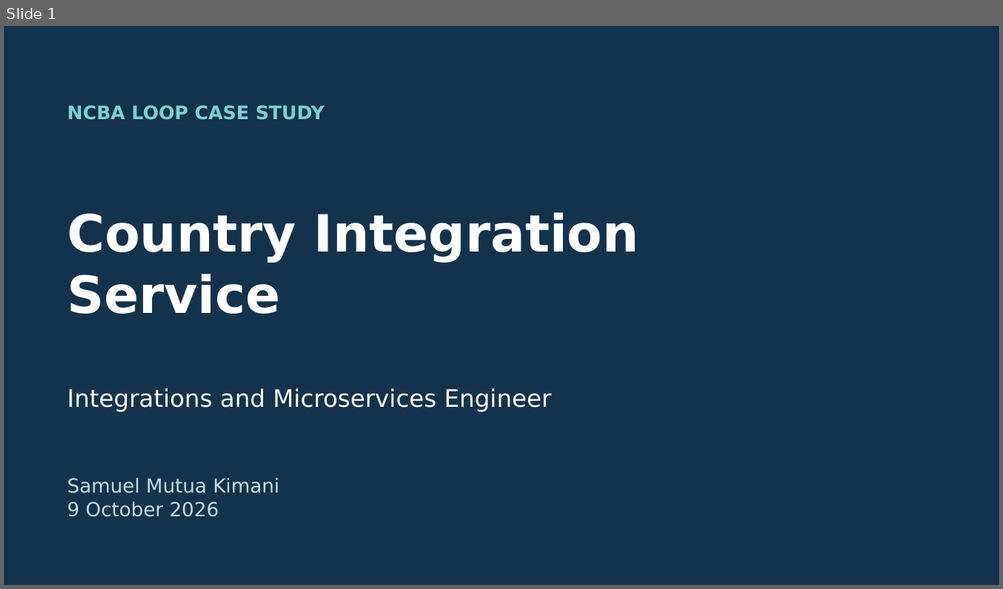
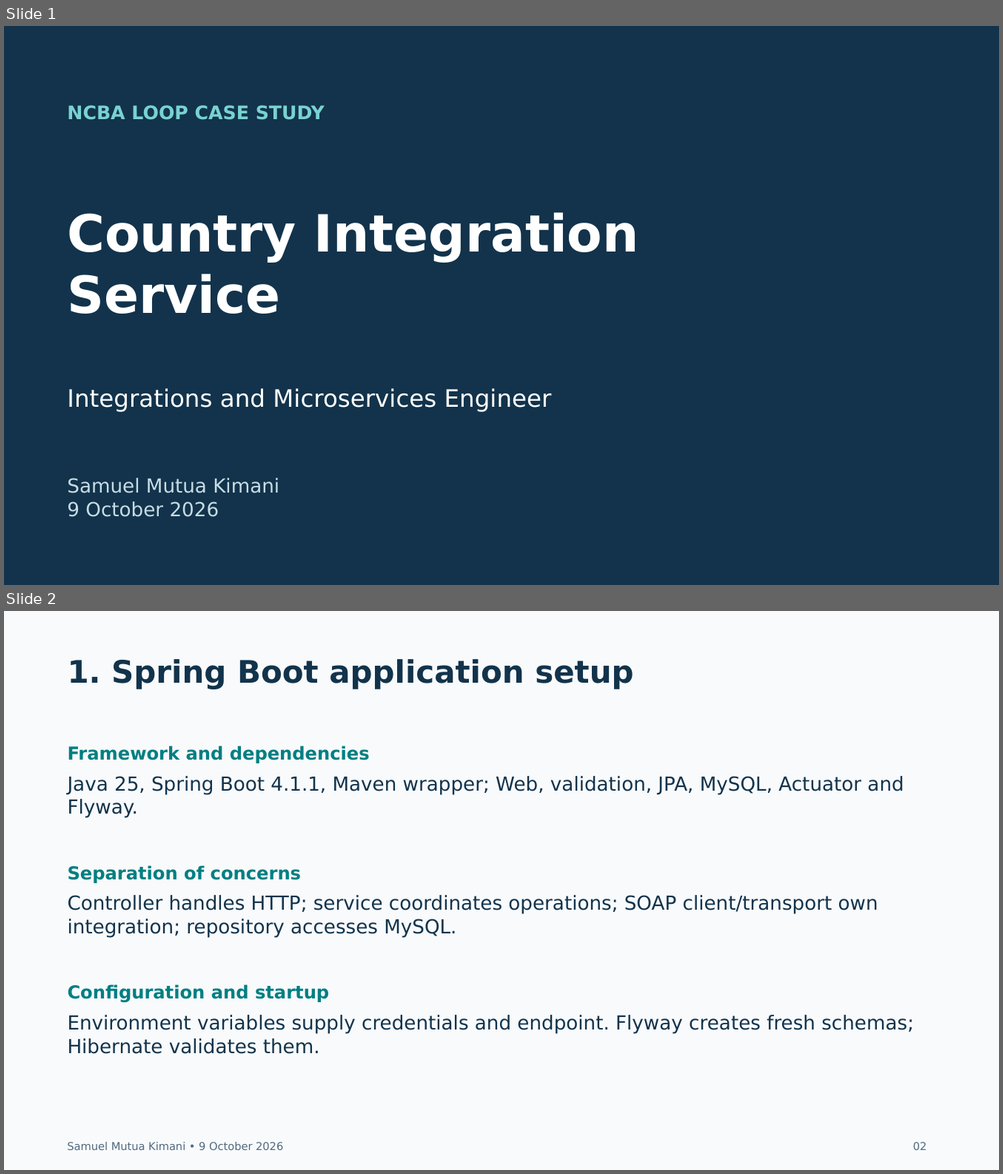
Before and after one commit to kimtour/country-integration-service, a slide deck: docs/submission/Case Study Submission – Integrations and Microservices Engineer – Samuel Mutua Kimani.pptx. Shown one above the other, each under a label of ours: slide 1 before the commit, slides 1 and 2 after it. The pictures are 1003x589 and 1003x1174 pixels, drawn with LibreOffice and Linux fonts; fonts in the diff are those of the drawing. Boxes give left, top, right and bottom in pixels: in the first picture for what was removed or moved away, otherwise in the second. Text is boxed around its words. In the diff, an @@ line names an element or a change of style, - is before the commit and + after.

```diff
--- a/docs/submission/Case Study Submission – Integrations and Microservices Engineer – Samuel Mutua Kimani.pptx
+++ b/docs/submission/Case Study Submission – Integrations and Microservices Engineer – Samuel Mutua Kimani.pptx
@@ slide 2 added at [4,611,999,1170], background #F8FAFC @@
@@ text added at [68,659,633,689], 30 pt, text #12334B, bold @@
+1. Spring Boot application setup
@@ text added at [68,746,370,763], 17.2 pt, text #007F82, bold @@
+Framework and dependencies
@@ text added at [68,776,903,817], 18.8 pt, text #12334B @@
+Java 25, Spring Boot 4.1.1, Maven wrapper; Web, validation, JPA, MySQL, Actuator and Flyway.
@@ text added at [68,866,301,883], 17.2 pt, text #007F82, bold @@
+Separation of concerns
@@ text added at [68,895,878,937], 18.8 pt, text #12334B @@
+Controller handles HTTP; service coordinates operations; SOAP client/transport own integration; repository accesses MySQL.
@@ text added at [68,985,329,1003], 17.2 pt, text #007F82, bold @@
+Configuration and startup
@@ text added at [68,1015,913,1054], 18.8 pt, text #12334B @@
+Environment variables supply credentials and endpoint. Flyway creates fresh schemas; Hibernate validates them.
@@ text added at [67,1142,283,1150], 10.5 pt, text #526A80 @@
+Samuel Mutua Kimani • 9 October 2026
@@ text added at [913,1142,927,1150], 10.5 pt, text #526A80 @@
+02
```
Also in this commit, not shown: 16 other slides added, 12 slides removed, 48 other files.
